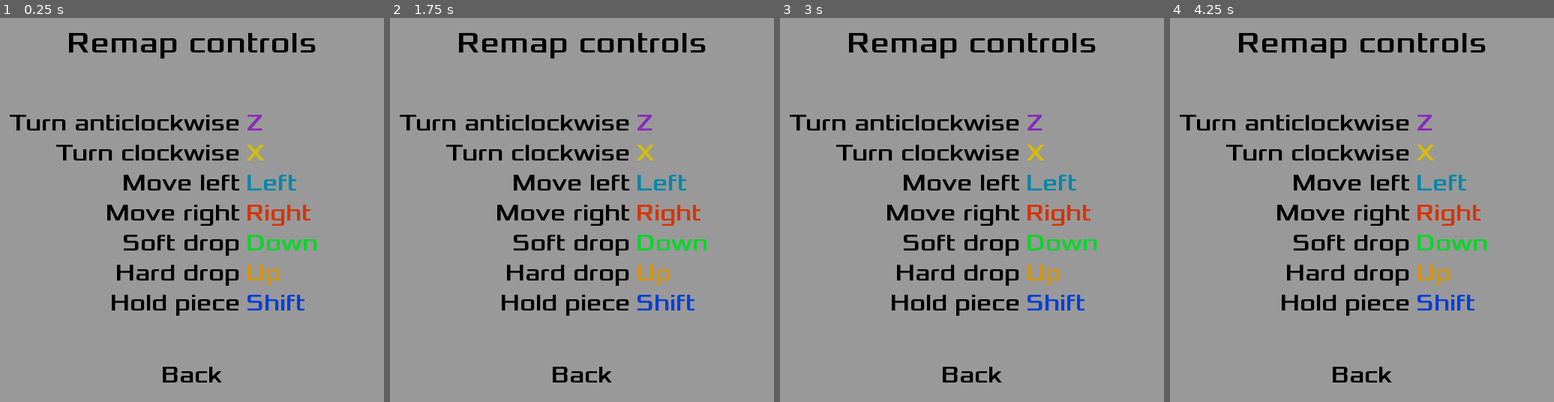
Above: before the commit, frames 1-4 (left to right).
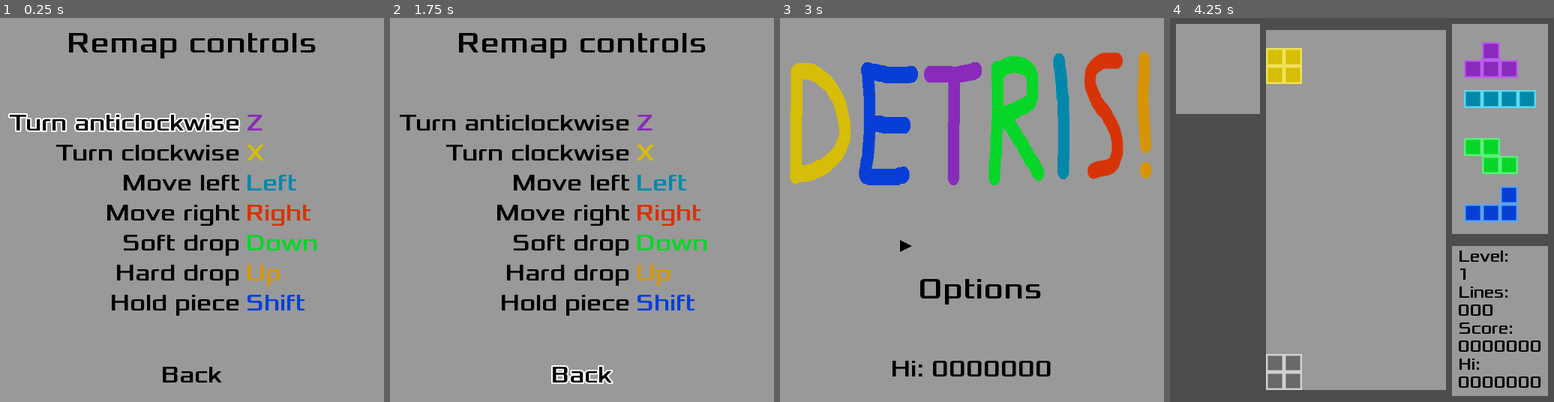
Above: after the commit, the same moments.

Repository: Boyquotes/Godot-Detris
Game: Godot game, scene res://InputMapScreen.tscn
Same seed, same stepped clock (60 frames per second), same inputs: the game is played once before the commit and once after it. The project has no main scene, so this scene is started directly. Sound files missing from this copy of the repository are replaced by a short silence.
Inputs:
- Up to frame 1 (0.25 s): no input
- Up to frame 2 (1.75 s): tap Enter (ui_accept) at 0.5, 0.77, 1.07, 1.25, 1.52 s; hold Right (mino_right) 0.53-1.28 s; tap Z (mino_anticlockwise) at 0.6 s; tap X (mino_clockwise) at 0.8, 1.35 s; hold Left (mino_left) from 1.28 s (still down); tap Up (mino_hard_drop) at 1.55 s
- Up to frame 3 (3 s): tap Enter (ui_accept) at 1.82, 2, 2.75 s; release Left (mino_left) at 2.03 s; hold Right (mino_right) from 2.03 s (still down); tap Up (mino_hard_drop) at 2.1 s; tap Shift (mino_hold) at 2.3, 2.85 s
- Up to frame 4 (4.25 s): tap Enter (ui_accept) at 3.02, 3.32, 3.77, 3.8, 4.07 s; tap Down (mino_soft_drop) at 3.05, 3.6 s; release Right (mino_right) at 3.53 s; hold Left (mino_left) from 3.53 s (still down)

The runs differ from the first frame. In frame 1, 1.2% of the frame differs, in the area x 2-63%, y 24-30%; in frame 2, 0.4%; in frame 3, 20%; in frame 4, 40%, in the area x 0-100%, y 0-100%.

Commit message:
Make InputMapScreen navigable

Diff:
--- a/Global.gd
+++ b/Global.gd
@@ -129,6 +129,11 @@
 		get_tree().change_scene_to(title_options[option])
 
 
+func _on_InputMapScreen_back_selected() -> void:
+	# warning-ignore: RETURN_VALUE_DISCARDED
+	get_tree().change_scene_to(title_scene)
+
+
 func _on_Matrix_gameplay_finished() -> void:
 	save_game()
 
--- /dev/null
+++ b/InputMapScreen.gd
@@ -0,0 +1,82 @@
+extends Node2D
+
+
+signal back_selected ()
+
+
+export var highlight_font : DynamicFont
+
+var selected_option := 0 setget set_selected_option
+
+onready var options = [
+	{
+		"text_label": $Control/TurnLeft,
+		"action": "mino_anticlockwise",
+	},
+	{
+		"text_label": $Control/TurnRight,
+		"action": "mino_clockwise",
+	},
+	{
+		"text_label": $Control/MoveLeft,
+		"action": "mino_left",
+	},
+	{
+		"text_label": $Control/MoveRight,
+		"action": "mino_right",
+	},
+	{
+		"text_label": $Control/SoftDrop,
+		"action": "mino_soft_drop",
+	},
+	{
+		"text_label": $Control/HardDrop,
+		"action": "mino_hard_drop",
+	},
+	{
+		"text_label": $Control/Hold,
+		"action": "mino_hold",
+	},
+	{
+		"text_label": $Control/Back,
+		"action": null,
+	},
+]
+
+
+func _ready() -> void:
+	set_selected_option(0)
+	# warning-ignore: RETURN_VALUE_DISCARDED
+	connect("back_selected", Global, "_on_InputMapScreen_back_selected")
+	for o in options:
+		if not o.action:
+			continue
+		var name_label : Label = o.text_label.get_node("ButtonName")
+		var action = InputMap.get_action_list(o.action)[0]
+		name_label.text = action.as_text()
+
+
+func _process(_delta : float) -> void:
+	if InputFilter.just_pressed("ui_accept"):
+		if options[selected_option].action:
+			$EditSFX.play()
+			# actually edit the binding
+		else:
+			set_process(false)
+			$BackSFX.play()
+			yield($BackSFX, "finished")
+			emit_signal("back_selected")
+	elif InputFilter.just_pressed("ui_down"):
+		$SelectSFX.play()
+		set_selected_option((selected_option + 1) % options.size())
+	elif InputFilter.just_pressed("ui_up"):
+		$SelectSFX.play()
+		set_selected_option((selected_option - 1) % options.size())
+
+
+func set_selected_option(option_ : int) -> void:
+	var old_label : Label = options[selected_option].text_label
+	var new_label : Label = options[option_].text_label
+	old_label.add_font_override("font", null)
+	new_label.add_font_override("font", highlight_font)
+	selected_option = option_
--- a/InputMapScreen.tscn
+++ b/InputMapScreen.tscn
@@ -1,6 +1,11 @@
-[gd_scene load_steps=5 format=2]
+[gd_scene load_steps=10 format=2]
 
 [ext_resource path="res://fonts/Xolonium-Regular.ttf" type="DynamicFontData" id=1]
+[ext_resource path="res://InputMapScreen.gd" type="Script" id=2]
+[ext_resource path="res://SFX/Menu_Navigate_02.wav" type="AudioStream" id=3]
+[ext_resource path="res://SFX/Menu_Navigate_00.wav" type="AudioStream" id=4]
+[ext_resource path="res://SFX/Menu_Navigate_03.wav" type="AudioStream" id=5]
+[ext_resource path="res://fonts/highlight_font.tres" type="DynamicFont" id=6]
 
 [sub_resource type="DynamicFont" id=1]
 size = 32
@@ -14,6 +19,8 @@
 font_data = ExtResource( 1 )
 
 [node name="InputMapScreen" type="Node2D"]
+script = ExtResource( 2 )
+highlight_font = ExtResource( 6 )
 
 [node name="Control" type="Control" parent="."]
 margin_right = 512.0
@@ -200,3 +207,12 @@
 margin_bottom = -17.0
 text = "Back"
 align = 1
+
+[node name="SelectSFX" type="AudioStreamPlayer" parent="."]
+stream = ExtResource( 3 )
+
+[node name="EditSFX" type="AudioStreamPlayer" parent="."]
+stream = ExtResource( 5 )
+
+[node name="BackSFX" type="AudioStreamPlayer" parent="."]
+stream = ExtResource( 4 )
--- /dev/null
+++ b/fonts/highlight_font.tres
@@ -0,0 +1,8 @@
+[gd_resource type="DynamicFont" load_steps=2 format=2]
+
+[ext_resource path="res://fonts/Xolonium-Regular.ttf" type="DynamicFontData" id=1]
+
+[resource]
+size = 32
+outline_size = 2
+font_data = ExtResource( 1 )
